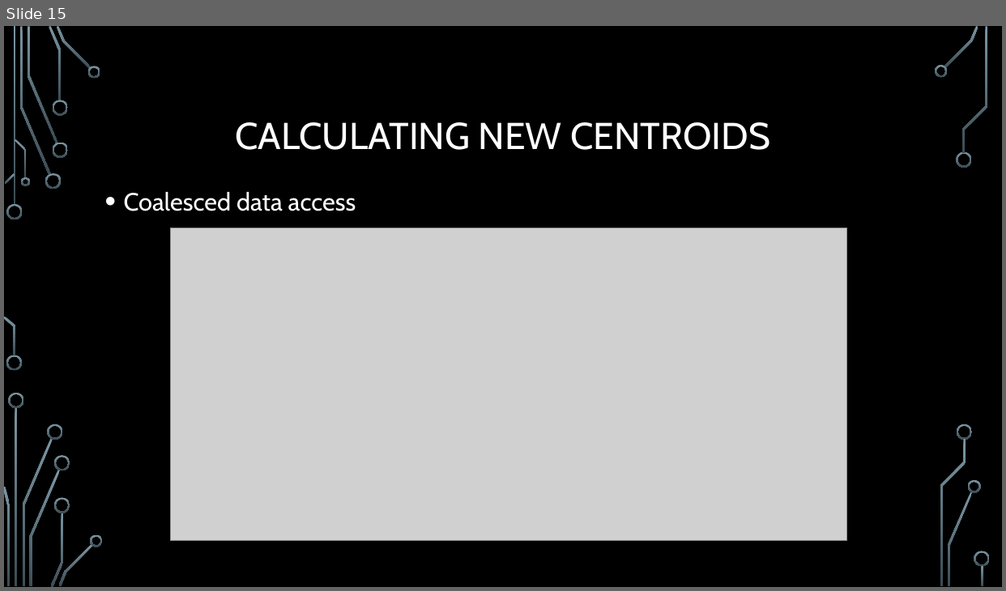
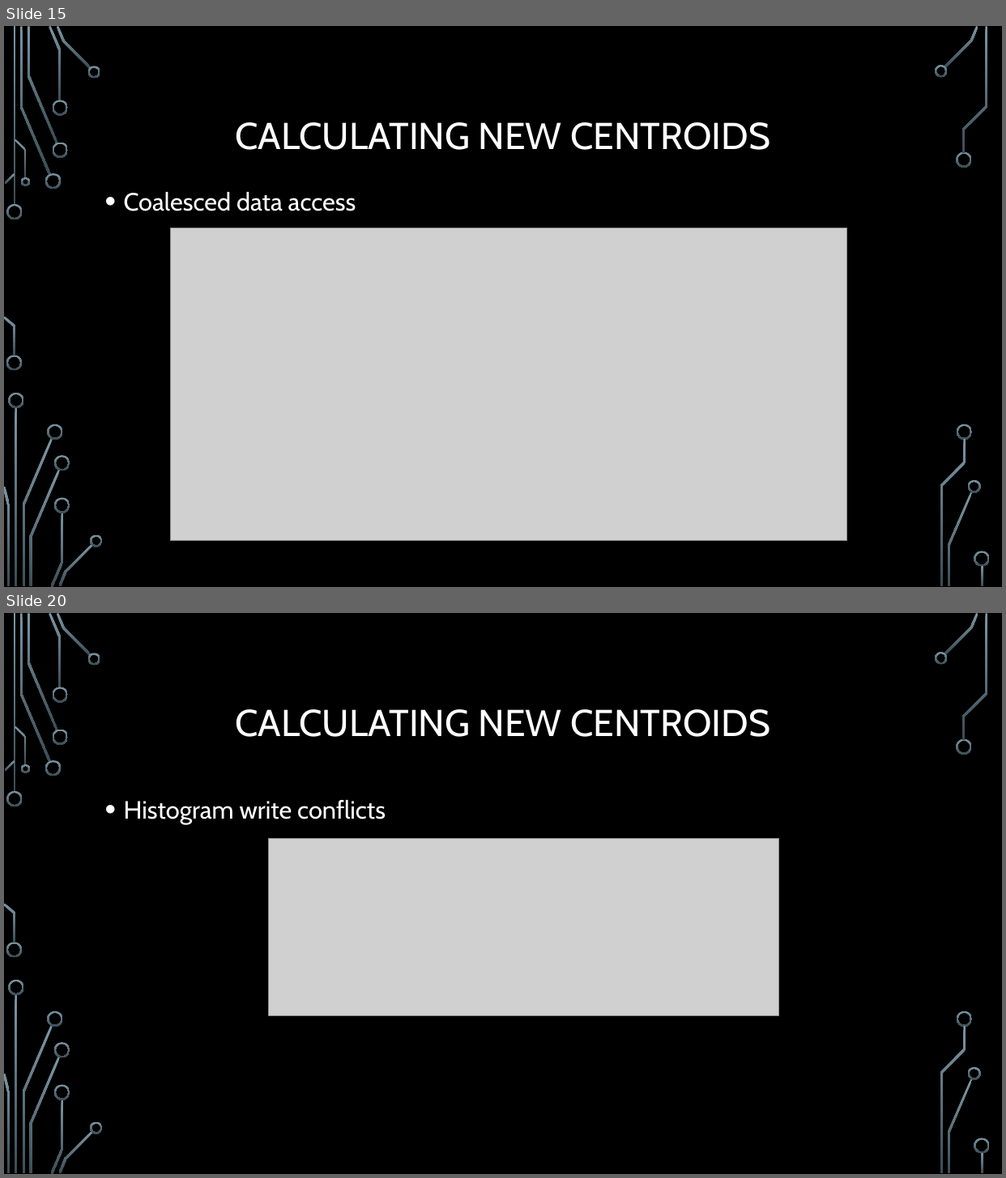
Before and after one commit to trungvdhp/master-ntou, a slide deck: ImageProcessing/Speeding up GFKM.pptx. Shown one above the other, each under a label of ours: slide 15 before the commit, slides 15 and 20 after it; the slides between them are not shown. The pictures are 1006x591 and 1006x1178 pixels, drawn with LibreOffice and Linux fonts; fonts in the diff are those of the drawing; grey boxes stand for pictures; background and template pictures are left out. Boxes give left, top, right and bottom in pixels: in the first picture for what was removed or moved away, otherwise in the second. Text is boxed around its words. In the diff, an @@ line names an element or a change of style, - is before the commit and + after.

```diff
--- a/ImageProcessing/Speeding up GFKM.pptx
+++ b/ImageProcessing/Speeding up GFKM.pptx
@@ slide 20 added at (4,613,1002,1174), background picture (left out); not listed: 36 template elements that a slide beside it also shows @@
@@ title added at (236,709,770,737), 36 pt, text #FFFFFF @@
+CALCULATING NEW CENTROIDS
@@ text added at (124,800,386,824), 24 pt, text #FFFFFF @@
+• Histogram write conflicts
@@ picture added at (269,838,780,1016) @@
```
Also in this commit, not shown: 4 other slides added, 1 other file.
